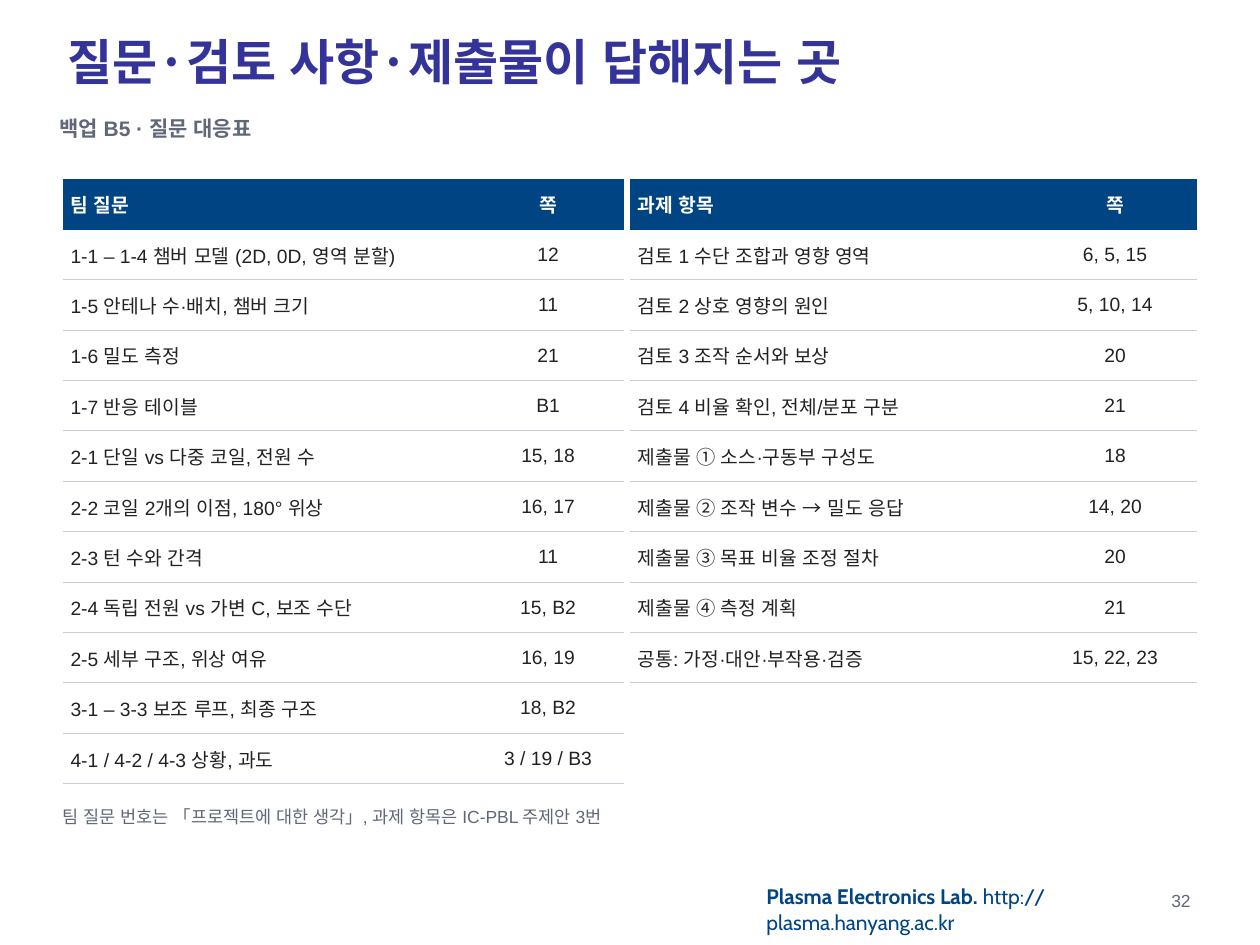
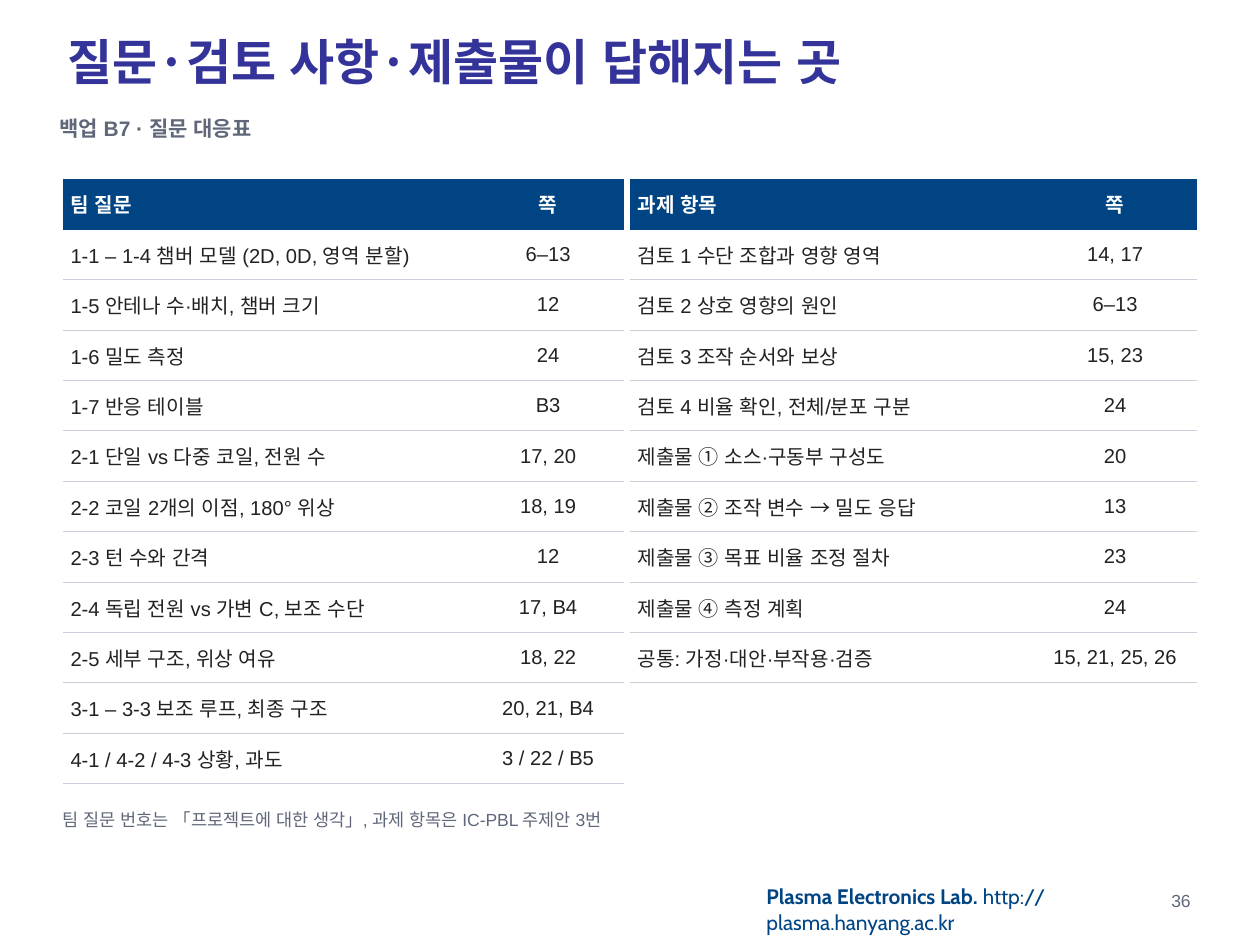
Before and after one commit to garlicjam-pyo/plasma, a slide deck: slide 36 of presentations/1차발표_최종.pptx (slide 32 before the commit). Drawn at 1260x945 pixels with LibreOffice and Linux fonts; fonts in the diff are those of the drawing; background and template pictures are left out. Boxes give left, top, right and bottom in pixels: in the first picture for what was removed or moved away, otherwise in the second. Text is boxed around its words. In the diff, an @@ line names an element or a change of style, - is before the commit and + after.

```diff
--- a/presentations/1차발표_최종.pptx
+++ b/presentations/1차발표_최종.pptx
@@ text at [59,118,252,138]: text changed @@
-백업 B5 · 질문 대응표
+백업 B7 · 질문 대응표
@@ table at [63,179,624,784] @@
-row 2, column 2: 12
+row 2, column 2: 6–13
-row 3, column 2: 11
+row 3, column 2: 12
-row 4, column 2: 21
+row 4, column 2: 24
-row 5, column 2: B1
+row 5, column 2: B3
-row 6, column 2: 15, 18
+row 6, column 2: 17, 20
-row 7, column 2: 16, 17
+row 7, column 2: 18, 19
-row 8, column 2: 11
+row 8, column 2: 12
-row 9, column 2: 15, B2
+row 9, column 2: 17, B4
-row 10, column 2: 16, 19
+row 10, column 2: 18, 22
-row 11, column 2: 18, B2
+row 11, column 2: 20, 21, B4
-row 12, column 2: 3 / 19 / B3
+row 12, column 2: 3 / 22 / B5
@@ size 11 to 11.5 pt in "팀 질문", "쪽", "1-1 – 1-4 챔버 모델 (2D, 0D, ...", "1-5 안테나 수·배치, 챔버 크기" and 9 more places @@
@@ table at [630,179,1197,683] @@
-row 2, column 2: 6, 5, 15
+row 2, column 2: 14, 17
-row 3, column 2: 5, 10, 14
+row 3, column 2: 6–13
-row 4, column 2: 20
+row 4, column 2: 15, 23
-row 5, column 2: 21
+row 5, column 2: 24
-row 6, column 2: 18
+row 6, column 2: 20
-row 7, column 2: 14, 20
+row 7, column 2: 13
-row 8, column 2: 20
+row 8, column 2: 23
-row 9, column 2: 21
+row 9, column 2: 24
-row 10, column 2: 15, 22, 23
+row 10, column 2: 15, 21, 25, 26
@@ size 11 to 11.5 pt in "과제 항목", "쪽", "검토 1 수단 조합과 영향 영역", "검토 2 상호 영향의 원인" and 7 more places @@
@@ page number at [1171,895,1190,907]: text changed @@
-32
+36
```
Also in this commit, not shown: 23 other slides changed, 12 slides added, 8 slides removed, 21 other files.
